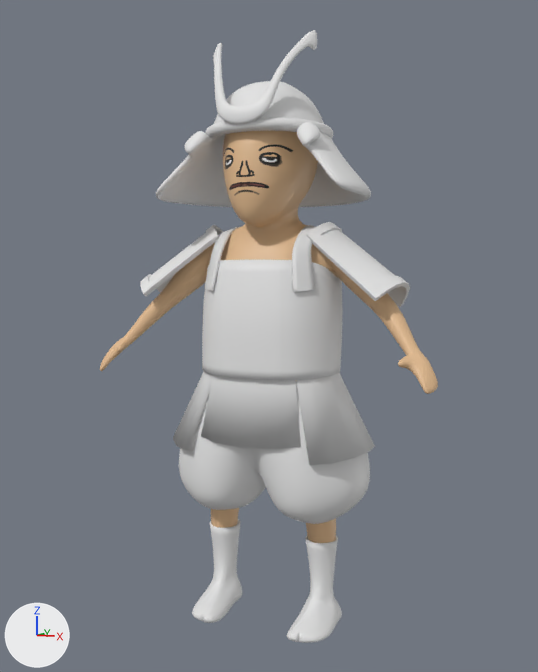
The Blender file SourceFiles/3D Models/Characters/Characters.blend as it was, and as the next commit left it.
Rendered twice from a 50 mm lens placed at (0.962, -2.23, 1.161), pointed at (-0.017, 0.016, 0.928). The axes (+X, +Y, +Z) are drawn at lower left. The lights are the same throughout.

The first picture shows 'Boots', 'Cuirass', 'Helmet', 'Helmet_Decoration', 'Helmet_Rope', 'Main', 'Main.001', 'Shoulder_Guard', 'Thigh_Guard'.
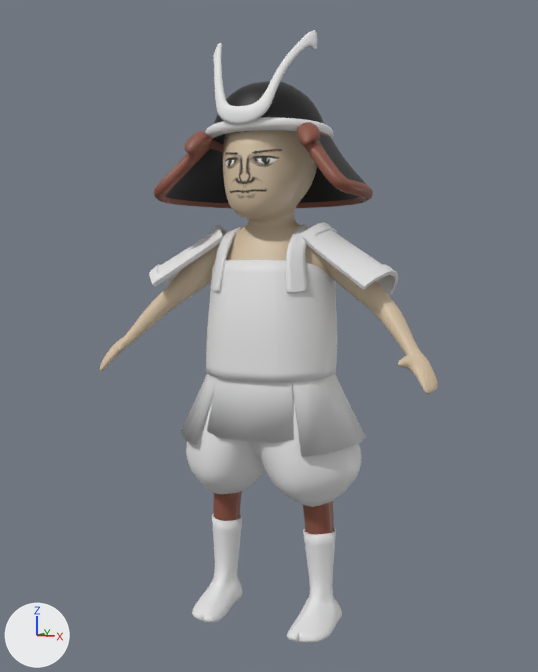
Location of each change, (x1, y1, x2, y2) in pixels of the pictures (538 x 672 px; the box of a moved part takes in the faces that stretch with it):
'Main', recoloured, reshaped, surface changed: before (100, 131, 438, 543); after (100, 131, 438, 534)
'Cuirass', reshaped (6% narrower): before (202, 225, 342, 380); after (206, 225, 337, 382)
'Thigh_Guard', reshaped (8% narrower, 11% shorter): before (173, 372, 375, 465); after (181, 374, 366, 457)
'Main.001', reshaped (8% narrower, 13% shorter): before (179, 384, 370, 524); after (186, 386, 361, 507)
'Helmet', reshaped: before (156, 81, 371, 207); after (154, 81, 373, 208)
'Shoulder_Guard', reshaped (7% narrower, 13% shorter): before (140, 222, 410, 307); after (149, 222, 399, 296)
part 1 of me_cube, moved or reshaped: before (164, 169, 372, 543); after (165, 169, 385, 534)
part 2 of me_cube, surface changed: (100, 131, 438, 394) in both
part 4 of me_sphere, added: after (154, 131, 373, 208)
part 5 of me_sphere, recoloured (white to black): (185, 81, 347, 190) in both
part 6 of me_plane_002, moved or reshaped: before (140, 235, 410, 307); after (149, 235, 399, 296)
part 7 of me_plane_002, moved or reshaped: before (199, 222, 346, 250); after (204, 222, 341, 250)

What the commit changed:
Picture 'Samurai texture atlas.jpg' (img_samurai_texture_atlas_jpg) is new.
Material 'Samurai_Material' (mat_samurai_material) is new.
Its texture is img_samurai_texture_atlas_jpg.
me_cube has 364 vertices, 344 faces and spans x 0.0..0.57, y -0.22..0.17, z -1.0..0.68.
me_cube is used by ob_main; location (0.0, 0.0, 1.0).
me_cube no longer uses material mat_samurai_skin (picture img_samurai_skin).
me_cube part 1: 175 of 364 vertices moved; they spanned x 0.0..0.31, y -0.2..0.16, z -0.91..0.39 and now span x 0.0..0.29, y -0.2..0.16, z -0.92..0.39; mean shift (-0.01, 0.0, 0.01); largest move (0.2, -0.05, -0.62) -> (0.18, -0.05, -0.55).
me_cube part 2: texture (UV) coordinates of 344 of 344 faces, centred in x 0.02..0.57, y -0.2..0.16, z -1.0..0.67, changed; they spanned u 0.04..0.93, v 0.04..0.95 and now span u 0.09..0.48, v 0.01..0.99.
me_cube now uses material mat_samurai_material (picture img_samurai_texture_atlas_jpg).
me_cube_004 is used by ob_main_001; location (0.0, 0.0, 1.0).
me_cube_004 had 74 vertices, 66 faces and spanned x 0.0..0.344, y -0.204..0.183, z -0.657..-0.169.
me_cube_004 now has 74 vertices, 66 faces and spans x 0.0..0.313, y -0.204..0.183, z -0.607..-0.175.
me_cube_004 part 3: 74 of 74 vertices moved; they spanned x 0.0..0.344, y -0.204..0.183, z -0.657..-0.169 and now span x 0.0..0.313, y -0.204..0.183, z -0.607..-0.175; mean shift (-0.013, 0.0, 0.042); largest move (0.097, -0.156, -0.618) -> (0.092, -0.156, -0.543).
me_sphere is used by ob_helmet; location (0.0, -0.042, 1.544); scale (0.194, 0.194, 0.194).
me_sphere had 71 vertices, 57 faces and spanned x 0.0..1.74, y -0.97..1.6, z -0.98..0.77.
me_sphere now has 83 vertices, 63 faces and spans x 0.0..1.74, y -0.97..1.6, z -0.98..0.77.
me_sphere part 4: 12 vertices added at x 0.0..1.66, y -0.83..1.54, z -0.9..-0.04.
me_sphere part 5: 42 faces spanning x 0.0..1.44, y -0.93..1.44, z -0.68..0.76 switch from no material to mat_samurai_material (picture img_samurai_texture_atlas_jpg).
me_plane_002 has 84 vertices, 82 faces and spans x 0.148..0.458, y -0.143..0.099, z -0.683..-0.418.
me_plane_002 is used by ob_shoulder_guard; location (-0.006, 0.0, 1.713).
me_plane_002 part 6: all 32 vertices in x 0.385..0.458, y -0.143..0.075, z -0.683..-0.583 are moved by (-0.036, 0.0, 0.033).
me_plane_002 part 7: all 52 vertices in x 0.148..0.256, y -0.094..0.099, z -0.529..-0.418 are moved by (-0.018, 0.0, -0.001).
me_cube_001 is used by ob_cuirass; location (0.0, 0.0, 1.0).
me_cube_001 had 58 vertices, 36 faces and spanned x 0.0..0.237, y -0.187..0.168, z -0.186..0.289.
me_cube_001 now has 58 vertices, 36 faces and spans x 0.0..0.22, y -0.187..0.168, z -0.192..0.291.
me_cube_001 part 8: 56 of 58 vertices moved; they spanned x 0.0..0.237, y -0.187..0.168, z -0.186..0.289 and now span x 0.0..0.22, y -0.187..0.168, z -0.192..0.291; mean shift (-0.016, 0.0, -0.003); largest move (0.225, -0.062, 0.032) -> (0.2, -0.062, 0.027).
me_cube_002 is used by ob_thigh_guard; location (0.0, 0.0, 0.943); scale (1.0, 1.0, 0.639).
me_cube_002 had 34 vertices, 20 faces and spanned x 0.0..0.345, y -0.22..0.206, z -0.604..-0.158.
me_cube_002 now has 34 vertices, 20 faces and spans x 0.0..0.315, y -0.22..0.206, z -0.572..-0.168.
me_cube_002 part 9: 34 of 34 vertices moved; they spanned x 0.0..0.345, y -0.22..0.206, z -0.604..-0.158 and now span x 0.0..0.315, y -0.22..0.206, z -0.572..-0.168; mean shift (-0.014, 0.0, 0.007); largest move (0.316, -0.106, -0.564) -> (0.286, -0.106, -0.524).
